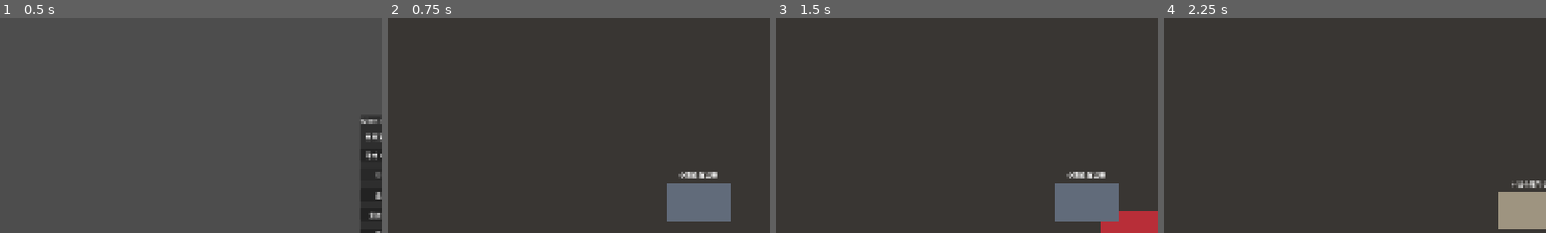
Above: before the commit, frames 1-4 (left to right).
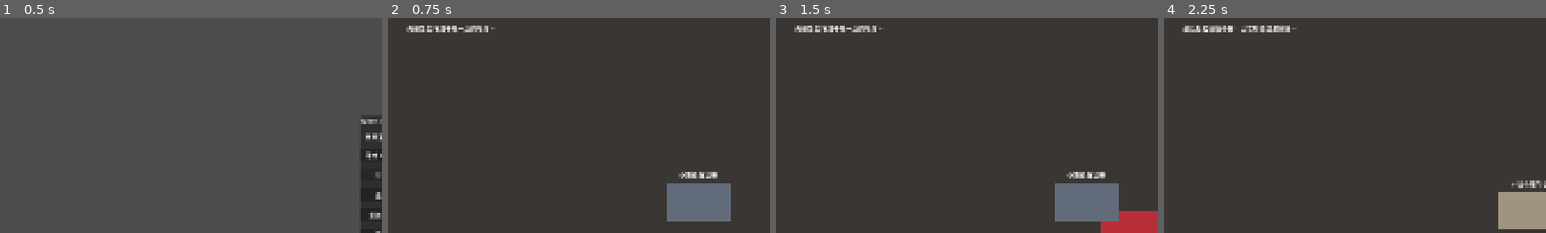
Above: after the commit, the same moments.

Repository: zhangguixia/when-it-rains
Game: Godot game, scene res://game/main/Main.tscn
Two runs of this game, one before a commit and one after it. Both use one fixed random seed, a clock stepped at 60 frames per second and the inputs below.
Inputs (mouse positions are % of the whole screen's width and height, from its top left):
- Up to frame 1 (0.5 s): no input
- Up to frame 2 (0.75 s): click "开始 Demo" at 0.5 s
- Up to frame 3 (1.5 s): tap Enter at 1.25 s; drag from (42, 78) to (60, 28) at 1.27 s
- Up to frame 4 (2.25 s): drag from (36, 74) to (45, 70) at 2.02 s
The pictures show only the part of the screen within x 0-50%, y 13-63%; the shares and areas given below are measured in that part.

Frame 1 is identical in both runs. In frame 2, 0.6% of the frame differs, in the area x 4-28%, y 3-7%; in frame 3, 0.6%; in frame 4, 0.7%, in the area x 4-35%, y 3-7%.

Commit message:
feat: add contextual shelter objectives

Diff:
--- /dev/null
+++ b/game/shelter/ObjectiveHint.gd
@@ -0,0 +1,10 @@
+extends RefCounted
+
+func get_hint(snapshot: Dictionary) -> String:
+	if not bool(snapshot.get("cushion_moved", false)):
+		return "先把坐垫拖到干燥一点的地方。"
+	if not bool(snapshot.get("milk_ready", false)):
+		return "再点击牛奶碗，倒一点温牛奶。"
+	if int(snapshot.get("pet_count", 0)) <= 0:
+		return "最后轻轻摸摸小猫，让它知道这里安全。"
+	return "它看起来安心多了。"
--- a/game/shelter/ShelterScene.gd
+++ b/game/shelter/ShelterScene.gd
@@ -2,6 +2,7 @@
 
 @onready var rain_label: Label = %RainLabel
 @onready var prompt_label: Label = %PromptLabel
+@onready var objective_label: Label = %ObjectiveLabel
 @onready var cushion: ColorRect = %Cushion
 @onready var milk_bowl: ColorRect = %MilkBowl
 @onready var advance_button: Button = %AdvanceButton
@@ -14,6 +15,7 @@
 var stage := "first_rain"
 var transition_pending := false
 var progression := preload("res://game/shelter/DemoProgression.gd").new()
+var objective_hint := preload("res://game/shelter/ObjectiveHint.gd").new()
 
 func _ready() -> void:
 	cushion.cushion_dropped.connect(_move_cushion)
@@ -46,6 +48,7 @@
 
 func _on_care_changed(snapshot: Dictionary) -> void:
 	snapshot["visit"] = visit
+	objective_label.text = objective_hint.get_hint(snapshot)
 	cat.apply_care(snapshot)
 	_maybe_advance_after_care(snapshot)
 
@@ -75,6 +78,7 @@
 
 func _on_rain_started(rain_visit: int) -> void:
 	rain_label.text = "第 %d 场雨正在落下" % rain_visit
+	objective_label.text = objective_hint.get_hint(care.get_care_snapshot(rain_visit))
 	if rain_visit == 1:
 		prompt_label.text = "屋檐外很冷。它还不确定能不能进来。"
 	else:
@@ -83,6 +87,7 @@
 func _on_rain_stopped(_rain_visit: int) -> void:
 	rain_label.text = "雨停了。"
 	prompt_label.text = "它离开前回头看了一眼，留下了一片落叶。"
+	objective_label.text = "等下一场雨。"
 	SaveService.set_leaf_collected(true)
 	CodexService.unlock_animal("kitten")
 	CodexService.unlock_keepsake("leaf")
--- a/game/shelter/ShelterScene.tscn
+++ b/game/shelter/ShelterScene.tscn
@@ -59,6 +59,15 @@
 offset_right = 1000.0
 offset_bottom = 140.0
 text = "拖动坐垫、点击牛奶碗、轻轻摸摸小猫。"
+
+[node name="ObjectiveLabel" type="Label" parent="."]
+unique_name_in_owner = true
+layout_mode = 0
+offset_left = 48.0
+offset_top = 150.0
+offset_right = 1000.0
+offset_bottom = 196.0
+text = "先把坐垫拖到干燥一点的地方。"
 
 [node name="DryAreaLabel" type="Label" parent="."]
 layout_mode = 0
--- a/game/tests/TestRunner.gd
+++ b/game/tests/TestRunner.gd
@@ -15,6 +15,7 @@
 	_run_script("res://game/tests/test_demo_progression.gd")
 	_run_script("res://game/tests/test_leaf_dragger.gd")
 	_run_script("res://game/tests/test_ending_screen.gd")
+	_run_script("res://game/tests/test_objective_hint.gd")
 	if failures.is_empty():
 		print("TESTS PASSED")
 		get_tree().quit(0)
--- /dev/null
+++ b/game/tests/test_objective_hint.gd
@@ -0,0 +1,13 @@
+extends RefCounted
+
+func run(assert_true: Callable, assert_equal: Callable) -> void:
+	var hint_script: Script = load("res://game/shelter/ObjectiveHint.gd")
+	assert_true.call(hint_script != null, "objective hint script exists")
+	if hint_script == null:
+		return
+
+	var hint: RefCounted = hint_script.new()
+	assert_equal.call(hint.get_hint({"cushion_moved": false, "milk_ready": false, "pet_count": 0}), "先把坐垫拖到干燥一点的地方。", "first hint asks for cushion")
+	assert_equal.call(hint.get_hint({"cushion_moved": true, "milk_ready": false, "pet_count": 0}), "再点击牛奶碗，倒一点温牛奶。", "second hint asks for milk")
+	assert_equal.call(hint.get_hint({"cushion_moved": true, "milk_ready": true, "pet_count": 0}), "最后轻轻摸摸小猫，让它知道这里安全。", "third hint asks for petting")
+	assert_equal.call(hint.get_hint({"cushion_moved": true, "milk_ready": true, "pet_count": 1}), "它看起来安心多了。", "complete hint")
